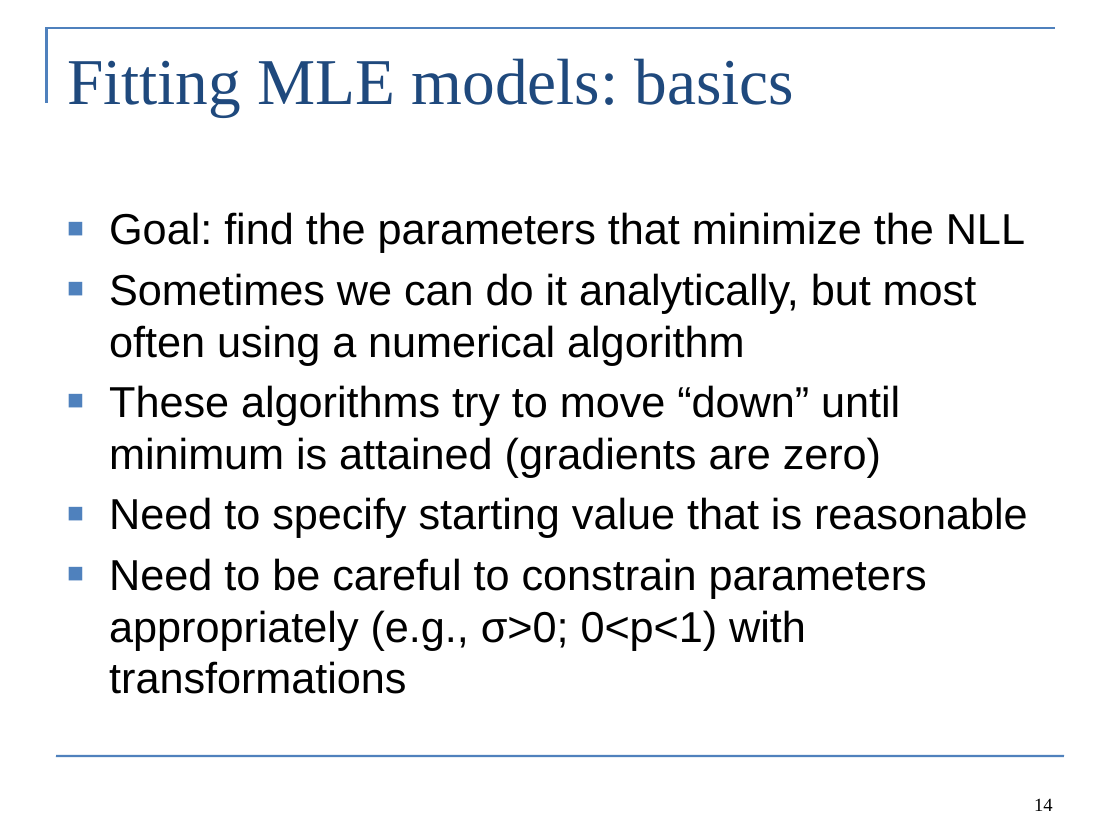
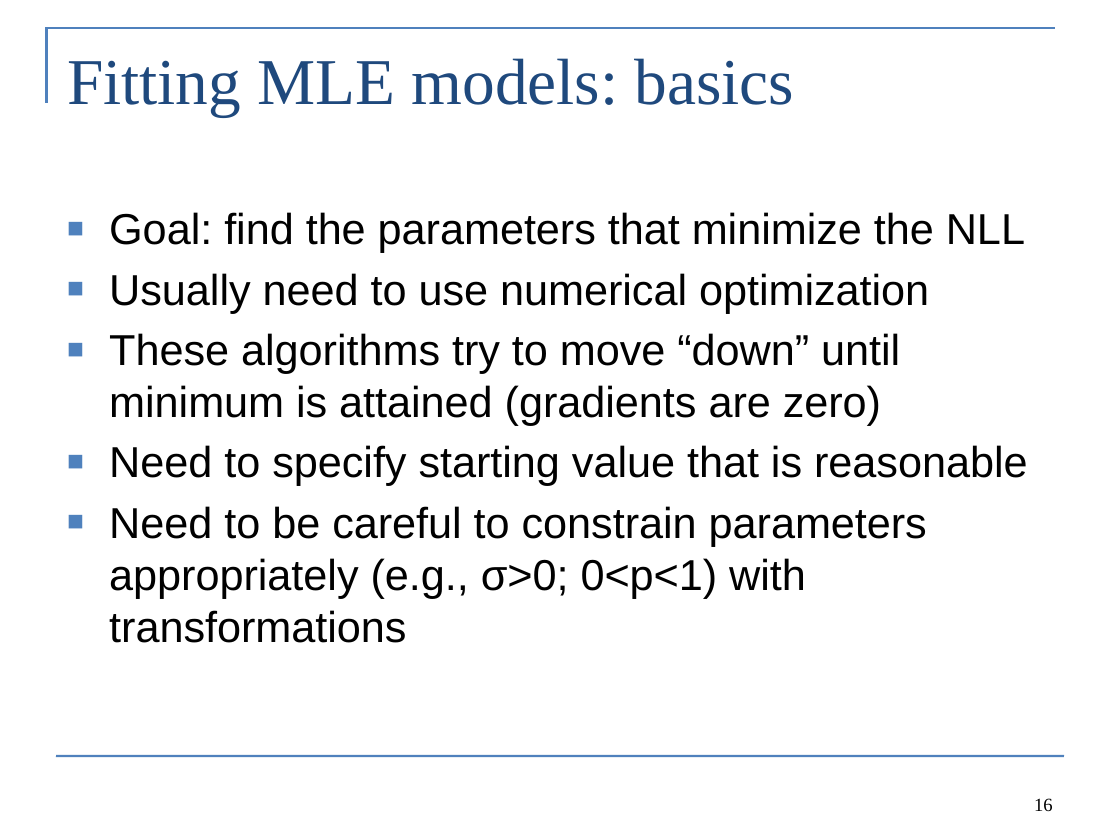
Before and after one commit to colemonnahan/tmb_workshop, a slide deck: slide 16 of day1/lecture1_maximum_likelihood.pptx (slide 14 before the commit). Drawn at 1120x840 pixels with LibreOffice and Linux fonts; fonts in the diff are those of the drawing. Boxes give left, top, right and bottom in pixels: in the first picture for what was removed or moved away, otherwise in the second. Text is boxed around its words. In the diff, an @@ line names an element or a change of style, - is before the commit and + after.

```diff
--- a/day1/lecture1_maximum_likelihood.pptx
+++ b/day1/lecture1_maximum_likelihood.pptx
@@ text at [109, 273, 929, 313]: text changed @@
-■ Sometimes we can do it analytically, but most often using a numerical algorithm
+■ Usually need to use numerical optimization
@@ page number at [1034, 798, 1053, 812]: text changed @@
-14
+16
```
Also in this commit, not shown: 16 other slides changed, 3 slides added, 12 other files.
